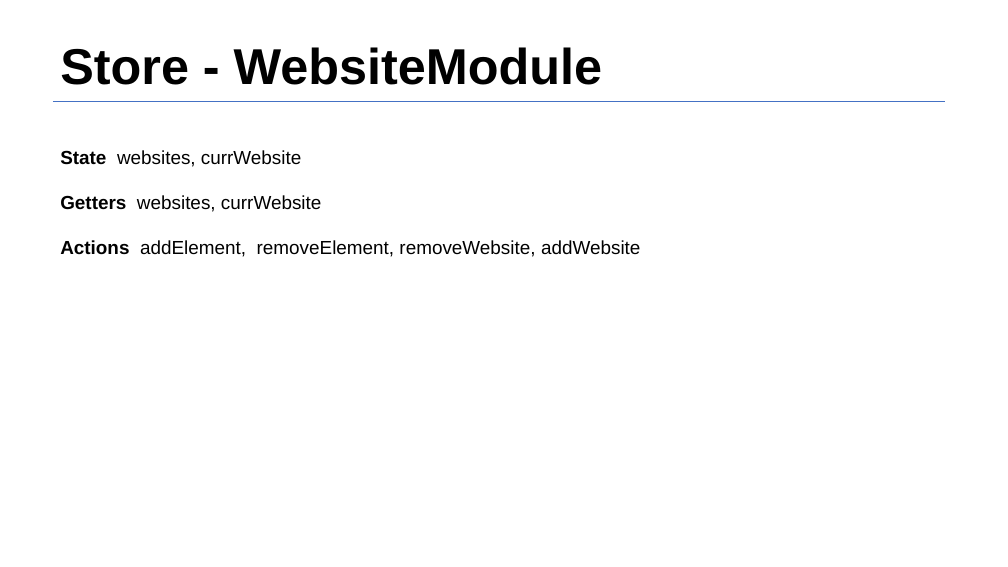
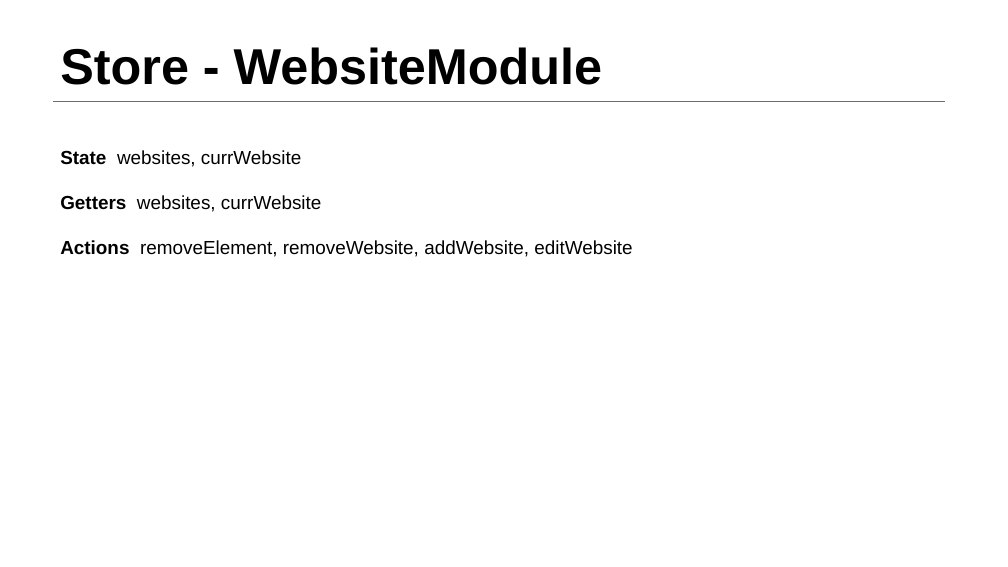
Before and after one commit to giladberg/wixer, a slide deck: slide 7 of document/Product Definition Document Sample - Vybing - v1.5-converted (1).pptx. Drawn at 1008x567 pixels with LibreOffice and Linux fonts; fonts in the diff are those of the drawing. Boxes give left, top, right and bottom in pixels: in the first picture for what was removed or moved away, otherwise in the second. Text is boxed around its words. In the diff, an @@ line names an element or a change of style, - is before the commit and + after.

```diff
--- a/document/Product Definition Document Sample - Vybing - v1.5-converted (1).pptx
+++ b/document/Product Definition Document Sample - Vybing - v1.5-converted (1).pptx
@@ text at [60,240,632,257]: text changed @@
-Actions addElement, removeElement, removeWebsite, addWebsite
+Actions removeElement, removeWebsite, addWebsite, editWebsite
```
Also in this commit, not shown: 1 other slide changed, 2 slides added, 20 other files.
